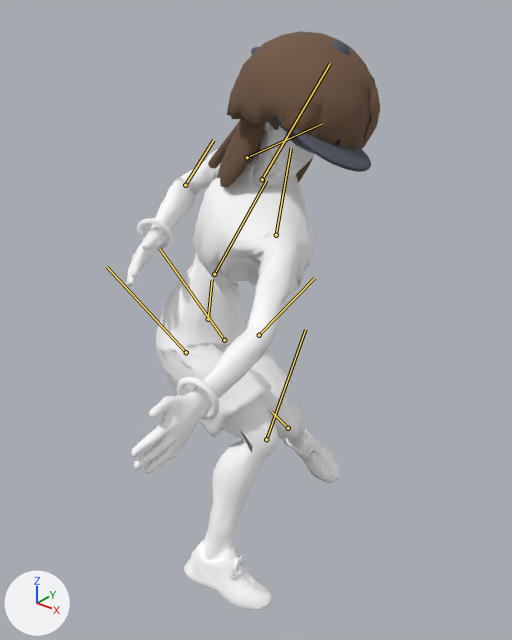
An edit to the glTF model art/blender/golfer-motion-r6.glb, drawn before and after from the same camera.
Rendered twice from a 50 mm lens placed at (1.366, -1.477, 1.798), pointed at (0.204, -0.024, 0.897). The lights are fixed; the arrows at lower left show +X, +Y and +Z. The picture after the commit comes second. Both versions are drawn at frame 10 of the action 'backhand_oi_left'; the numbers are the values there. The bones that bend it are drawn over the model as lines.

Objects in the first picture: 'accessory_wristbandL', 'accessory_wristbandR', 'body', 'glasses_sport', 'hair_afro', 'hair_braids', 'hair_long', 'headwear_backcap', 'headwear_beanie', 'headwear_bucket', 'headwear_cap', 'headwear_visor'.
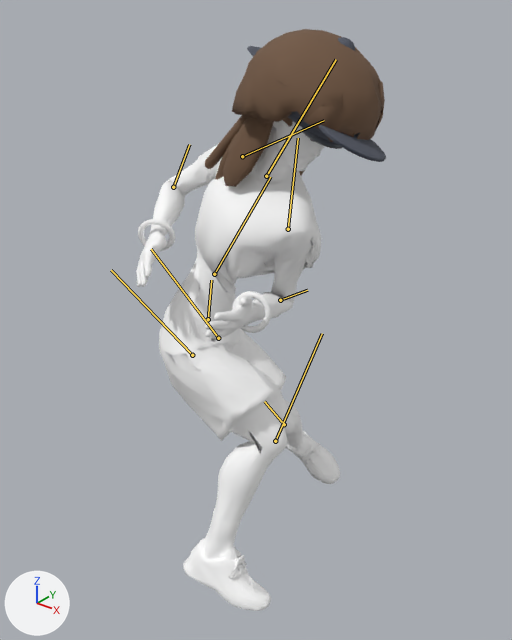
The change in detail:
Bone 'root' (bone_root) moves from (0.0, -0.134, 0.0) to (0.0, -0.135, 0.0).
Bone 'root' (bone_root) turns from (-79, -79, 79) to (-31, -70, 30) degrees about its own x, y and z.
Bone 'hipL' (bone_hipl) turns from (46, -29, -47) to (60, -37, -53) degrees about its own x, y and z.
Bone 'knL' (bone_knl) turns from (-65, 0, 0) to (-63, 0, 0) degrees about its own x, y and z.
Bone 'hipR' (bone_hipr) turns from (56, 22, 7) to (54, 8, 8) degrees about its own x, y and z.
Bone 'knR' (bone_knr) turns from (-63, 0, 0) to (-68, 0, 0) degrees about its own x, y and z.
Bone 'spine' (bone_spine) turns from (45, -133, -43) to (38, -137, -35) degrees about its own x, y and z.
Bone 'head' (bone_head) turns from (-30, 93, -30) to (-11, 96, -11) degrees about its own x, y and z.
Bone 'shL' (bone_shl) turns from (13, 14, -63) to (-37, 36, -19) degrees about its own x, y and z.
Bone 'elL' (bone_ell) turns from (33, -6, -4) to (128, 5, -7) degrees about its own x, y and z.
Bone 'elR' (bone_elr) turns from (103, 0, 0) to (105, 0, 0) degrees about its own x, y and z.

Changed parts and their boxes (x1, y1, x2, y2) in the pictures (512 x 640 px):
'body', posed: before (126, 122, 341, 610); after (136, 120, 340, 611)
'hair_afro', posed: before (227, 31, 380, 149); after (232, 29, 385, 142)
'hair_long', posed: before (217, 119, 313, 188); after (215, 115, 307, 187)
'headwear_visor', posed: before (296, 130, 371, 170); after (319, 125, 386, 161)
'accessory_wristbandL', posed (7% narrower): before (177, 377, 219, 420); after (232, 291, 271, 333)
'headwear_beanie', posed (mostly hidden): before (272, 41, 350, 141); after (288, 37, 355, 143)
'hair_braids', posed: before (208, 119, 243, 169); after (205, 115, 247, 169)
'accessory_wristbandR', posed: before (137, 218, 172, 250); after (138, 219, 175, 251)
'headwear_cap', posed (mostly hidden): before (295, 131, 369, 172); after (318, 126, 384, 162)
'headwear_backcap', posed (mostly hidden): before (251, 47, 260, 55); after (247, 46, 261, 57)
bone 'root', root to tip: before (208, 319) to (212, 279); after (208, 319) to (211, 280)
bone 'hipL', root to tip: before (224, 340) to (159, 248); after (218, 338) to (151, 249)
bone 'knL', root to tip: before (288, 428) to (271, 411); after (284, 424) to (264, 401)
bone 'hipR', root to tip: before (186, 352) to (106, 266); after (192, 355) to (111, 270)
bone 'knR', root to tip: before (266, 439) to (305, 329); after (275, 441) to (322, 333)
bone 'spine', root to tip: before (214, 274) to (266, 180); after (214, 274) to (270, 177)
bone 'head', root to tip: before (262, 179) to (330, 63); after (266, 176) to (336, 59)
bone 'shL', root to tip: before (276, 235) to (291, 148); after (288, 229) to (298, 138)
bone 'elL', root to tip: before (259, 335) to (314, 278); after (280, 300) to (307, 290)
bone 'elR', root to tip: before (185, 185) to (213, 140); after (173, 187) to (189, 144)
